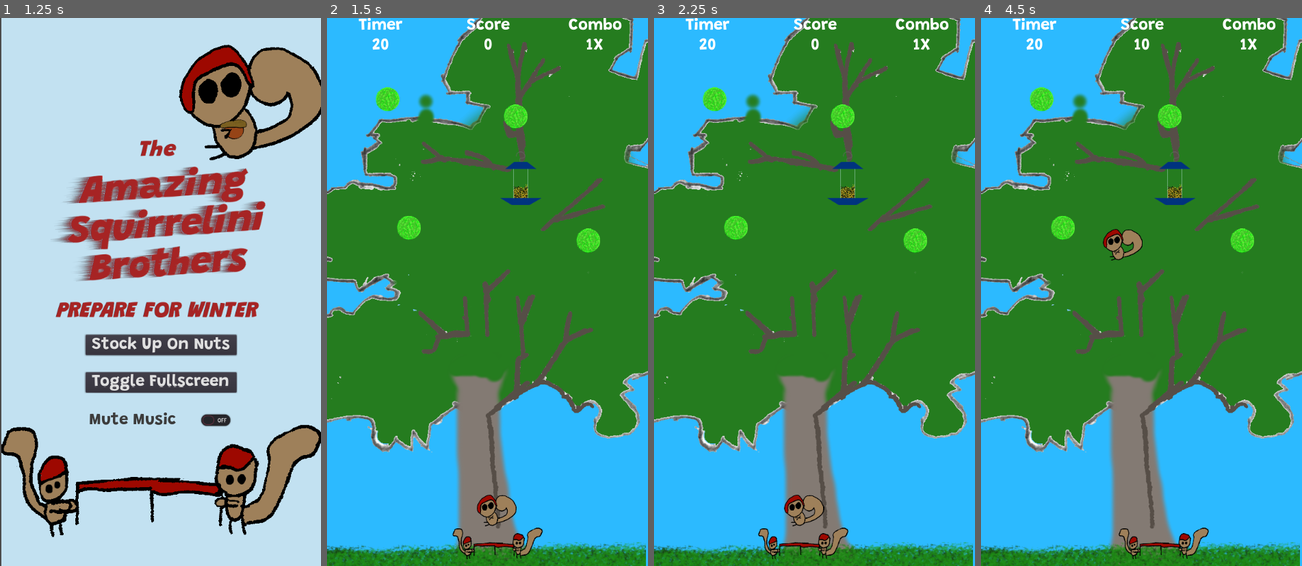
Above: before the commit, frames 1-4 (left to right).
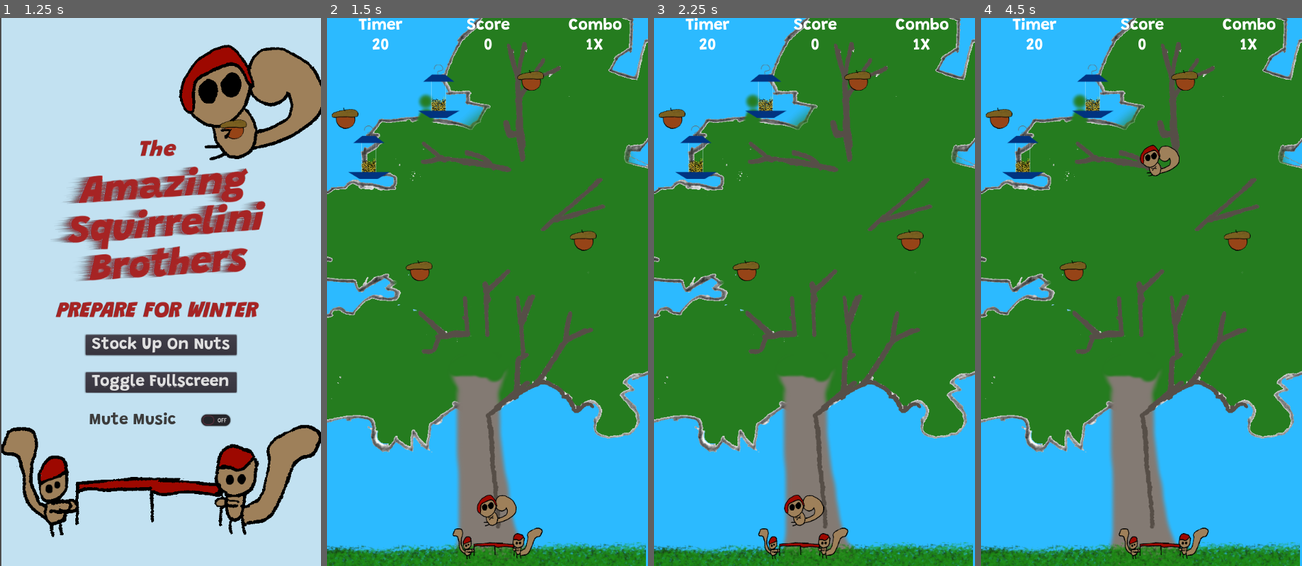
Above: after the commit, the same moments.

Repository: the-g-force/FamJam-September2020
Game: Godot game, scene res://src/screens/LaunchScreen.tscn
Same seed, same stepped clock (60 frames per second), same inputs: the game is played once before the commit and once after it.
Inputs (mouse positions are in pixels of both pictures, inside the frame that each line leads up to):
- Up to frame 1 (1.25 s): tap Enter at 0.5 s; move the mouse to (231, 264) at 0.52 s; hold D (move_right) from 0.53 s (still down); click (231, 264) at 0.67 s
- Up to frame 2 (1.5 s): release D (move_right) at 1.25 s; click "Stock Up On Nuts" at 1.25 s
- Up to frame 3 (2.25 s): tap Space at 2 s; move the mouse to (750, 319) at 2.02 s; hold A (move_left) from 2.03 s (still down)
- Up to frame 4 (4.5 s): move the mouse to (1173, 171) at 2.77 s; release A (move_left) at 2.78 s; hold D (move_right) 2.78-4.28 s; move the mouse to (1125, 401) at 3.52 s; click (1125, 401) at 3.67 s; move the mouse to (1237, 374) at 4.27 s; hold A (move_left) from 4.28 s (still down)

Frame 1 is identical in both runs. In frame 2, 2.7% of the frame differs, in the area x 1-86%, y 8-48%; in frame 3, 2.7%; in frame 4, 3.7%, in the area x 1-86%, y 3-48%.

Commit message:
Add random level generation

Diff:
--- a/project/src/TestLevel.gd
+++ b/project/src/TestLevel.gd
@@ -2,6 +2,7 @@
 
 # The number of seconds a regular game lasts at level 1
 export var base_duration := 20
+export var margin := 20
 
 var _game_started := false
 var _total_nuts := 0
@@ -15,15 +16,36 @@
 onready var _level_complete_ui := $UI/LevelCompleteUI
 onready var _score_label := $UI/Top/ScoreLabel
 onready var _combo_label := $UI/Top/ComboLabel
-
 onready var _game_over_ui := $UI/GameOverUI
 onready var _game_over_label := $UI/GameOverUI/GameOverLabel
+onready var Nut := preload("res://src/Collectable.tscn")
+onready var Feeder := preload("res://src/Birdfeeder.tscn")
 
 func _ready():
+	randomize()
 	# Determine how long we have to complete this level
 	_game_timer.wait_time = base_duration - (GameStats.level-1) * 2
 
 	Jukebox.play_gameplay_song()
+	var allthenuts = 4+randi()%2
+	var allthefeeders = 1+randi()%2
+	for _x in allthenuts:
+		var nut = Nut.instance()
+		var x = rand_range(margin,600-margin)
+		var y = rand_range(margin,512)
+		var position = Vector2(x,y)
+		print(str(position))
+		nut.position = position
+		_collectables.add_child(nut)
+	for _x in allthefeeders:
+		var feeder = Feeder.instance()
+		var x = rand_range(margin,600-margin)
+		var y = rand_range(margin,512)
+		var position = Vector2(x,y)
+		print(str(position))
+		feeder.position = position
+		_collectables.add_child(feeder)
+
 	var nuts:Array = _collectables.get_children()
 	var nut_type := randi()%2
 	for item in nuts:
--- a/project/src/TestLevel.tscn
+++ b/project/src/TestLevel.tscn
@@ -1,10 +1,8 @@
-[gd_scene load_steps=10 format=2]
+[gd_scene load_steps=8 format=2]
 
 [ext_resource path="res://src/Trampoline.tscn" type="PackedScene" id=1]
 [ext_resource path="res://src/Squirrel.tscn" type="PackedScene" id=2]
-[ext_resource path="res://src/Collectable.tscn" type="PackedScene" id=3]
 [ext_resource path="res://src/TestLevel.gd" type="Script" id=4]
-[ext_resource path="res://src/Birdfeeder.tscn" type="PackedScene" id=5]
 [ext_resource path="res://assets/oak-tree.png" type="Texture" id=6]
 [ext_resource path="res://assets/grass.png" type="Texture" id=7]
 [ext_resource path="res://assets/fonts/GameUI.tres" type="DynamicFont" id=8]
@@ -32,21 +30,6 @@
 }
 
 [node name="Collectables" type="Node2D" parent="."]
-position = Vector2( 361.546, 299.73 )
-
-[node name="Collectable" parent="Collectables" instance=ExtResource( 3 )]
-position = Vector2( -249.546, -147.73 )
-
-[node name="Collectable2" parent="Collectables" instance=ExtResource( 3 )]
-position = Vector2( -9.54572, -115.73 )
-
-[node name="Collectable3" parent="Collectables" instance=ExtResource( 3 )]
-position = Vector2( -209.546, 92.2696 )
-
-[node name="Collectable4" parent="Collectables" instance=ExtResource( 3 )]
-position = Vector2( 126.454, 116.27 )
-
-[node name="Birdfeeder" parent="Collectables" instance=ExtResource( 5 )]
 
 [node name="Trampoline" parent="." instance=ExtResource( 1 )]
 position = Vector2( 316.534, 981.032 )
